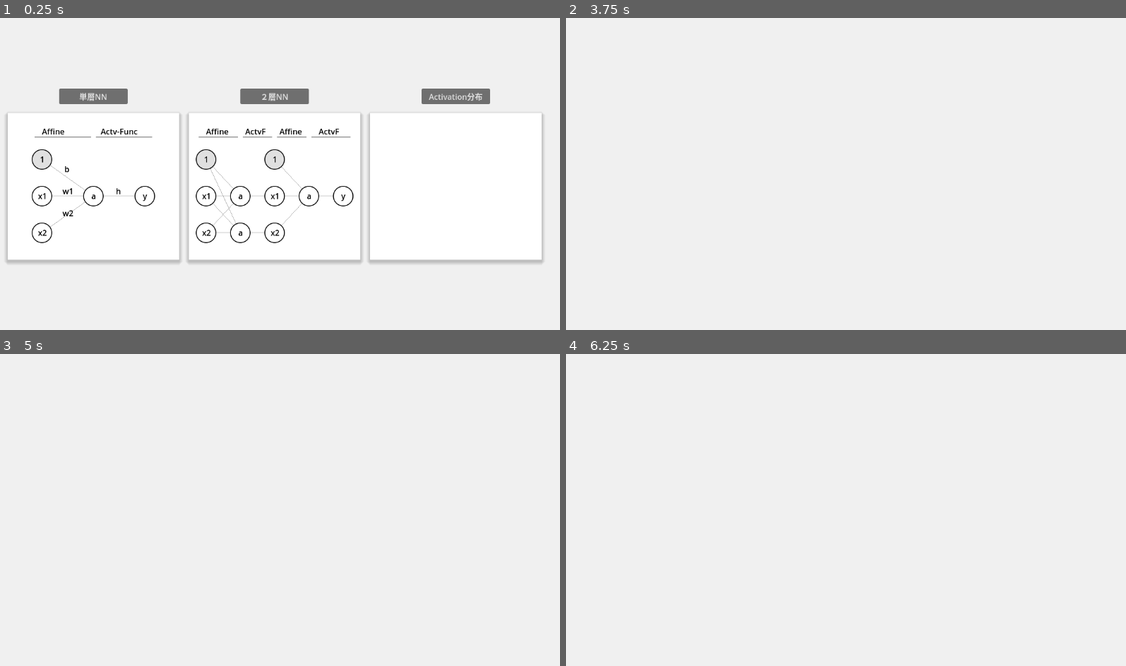
Above: before the commit, frames 1-4 (two rows, left to right).
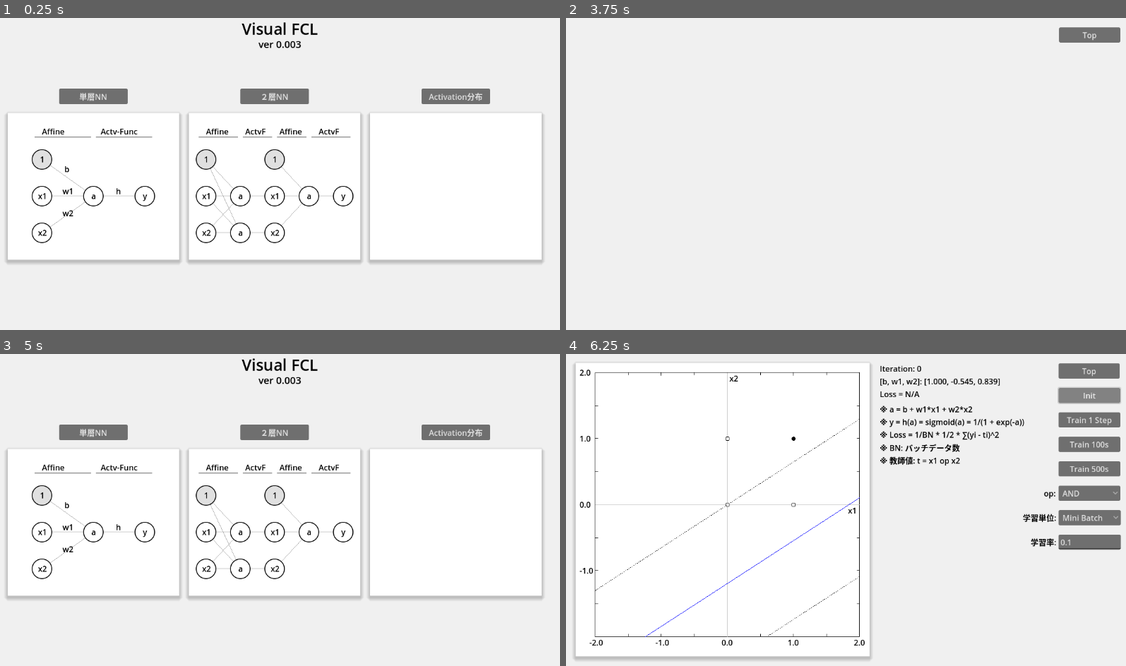
Above: after the commit, the same moments.

Repository: vivisuke/VisualFCL
Game: Godot game, scene res://top_scene.tscn
Two runs of this game, one before a commit and one after it. Both use one fixed random seed, a clock stepped at 60 frames per second and the inputs below.
Inputs (mouse positions are in pixels of both pictures, inside the frame that each line leads up to):
- Up to frame 1 (0.25 s): no input
- Up to frame 2 (3.75 s): click "単層NN" at 0.5 s; click "Top" at 1.25 s; click "２層NN" at 2 s; click "Top" at 2.75 s; click "Activation分布" at 3.5 s
- Up to frame 3 (5 s): click (526, 369) at 4.25 s, where only the run after the commit has a clickable "Top"
- Up to frame 4 (6.25 s): click (661, 432) at 5 s, where only the run after the commit has a clickable "単層NN"; click (1086, 394) at 5.75 s, where only the run after the commit has a clickable "Init"

The runs differ from the first frame. In frame 1, 0.3% of the frame differs, in the area x 43-57%, y 1-10%; in frame 2, 0.5%; in frame 3, 5.5%; in frame 4, 8.6%, in the area x 1-100%, y 2-99%.

Commit message:
0058 ◎ C 06/20 06/21 0.003│ToDo│トップシーン：アプリタイトル・バージョン表示

Diff:
--- a/VisualFCL/activate_distri_scene.tscn
+++ b/VisualFCL/activate_distri_scene.tscn
@@ -1,8 +1,20 @@
-[gd_scene format=3 uid="uid://dcvcr34qyhr6y"]
+[gd_scene load_steps=2 format=3 uid="uid://dcvcr34qyhr6y"]
+
+[ext_resource type="Script" path="res://scripts/activate_distri_scene.gd" id="1_qkpaq"]
 
 [node name="ActivateDistriScene" type="Node2D"]
+script = ExtResource("1_qkpaq")
 
 [node name="BG" type="ColorRect" parent="."]
 offset_right = 1152.0
 offset_bottom = 648.0
 color = Color(0.941176, 0.941176, 0.941176, 1)
+
+[node name="TopButton" type="Button" parent="."]
+offset_left = 1011.0
+offset_top = 25.0
+offset_right = 1136.0
+offset_bottom = 56.0
+text = "Top"
+
+[connection signal="pressed" from="TopButton" to="." method="_on_top_button_pressed"]
--- /dev/null
+++ b/VisualFCL/scripts/activate_distri_scene.gd
@@ -0,0 +1,16 @@
+extends Node2D
+
+
+# Called when the node enters the scene tree for the first time.
+func _ready():
+	pass # Replace with function body.
+
+
+# Called every frame. 'delta' is the elapsed time since the previous frame.
+func _process(delta):
+	pass
+
+
+func _on_top_button_pressed():
+	get_tree().change_scene_to_file("res://top_scene.tscn")
+	pass # Replace with function body.
--- a/VisualFCL/top_scene.tscn
+++ b/VisualFCL/top_scene.tscn
@@ -55,6 +55,24 @@
 offset_bottom = 500.0
 script = ExtResource("4_6cx0r")
 
+[node name="TitleLabel" type="Label" parent="."]
+offset_top = 5.0
+offset_right = 1152.0
+offset_bottom = 53.0
+theme_override_colors/font_color = Color(0, 0, 0, 1)
+theme_override_font_sizes/font_size = 32
+text = "Visual FCL"
+horizontal_alignment = 1
+
+[node name="VersionLabel" type="Label" parent="."]
+offset_top = 45.0
+offset_right = 1152.0
+offset_bottom = 76.0
+theme_override_colors/font_color = Color(0, 0, 0, 1)
+theme_override_font_sizes/font_size = 20
+text = "ver 0.003"
+horizontal_alignment = 1
+
 [connection signal="pressed" from="SingleLayerNNButton" to="." method="_on_single_layer_nn_button_pressed"]
 [connection signal="pressed" from="TwoLayerNNButton" to="." method="_on_two_layer_nn_button_pressed"]
 [connection signal="pressed" from="ActivateDistriButton" to="." method="_on_activate_distri_button_pressed"]
Not shown, changed: VisualFCL.spr
